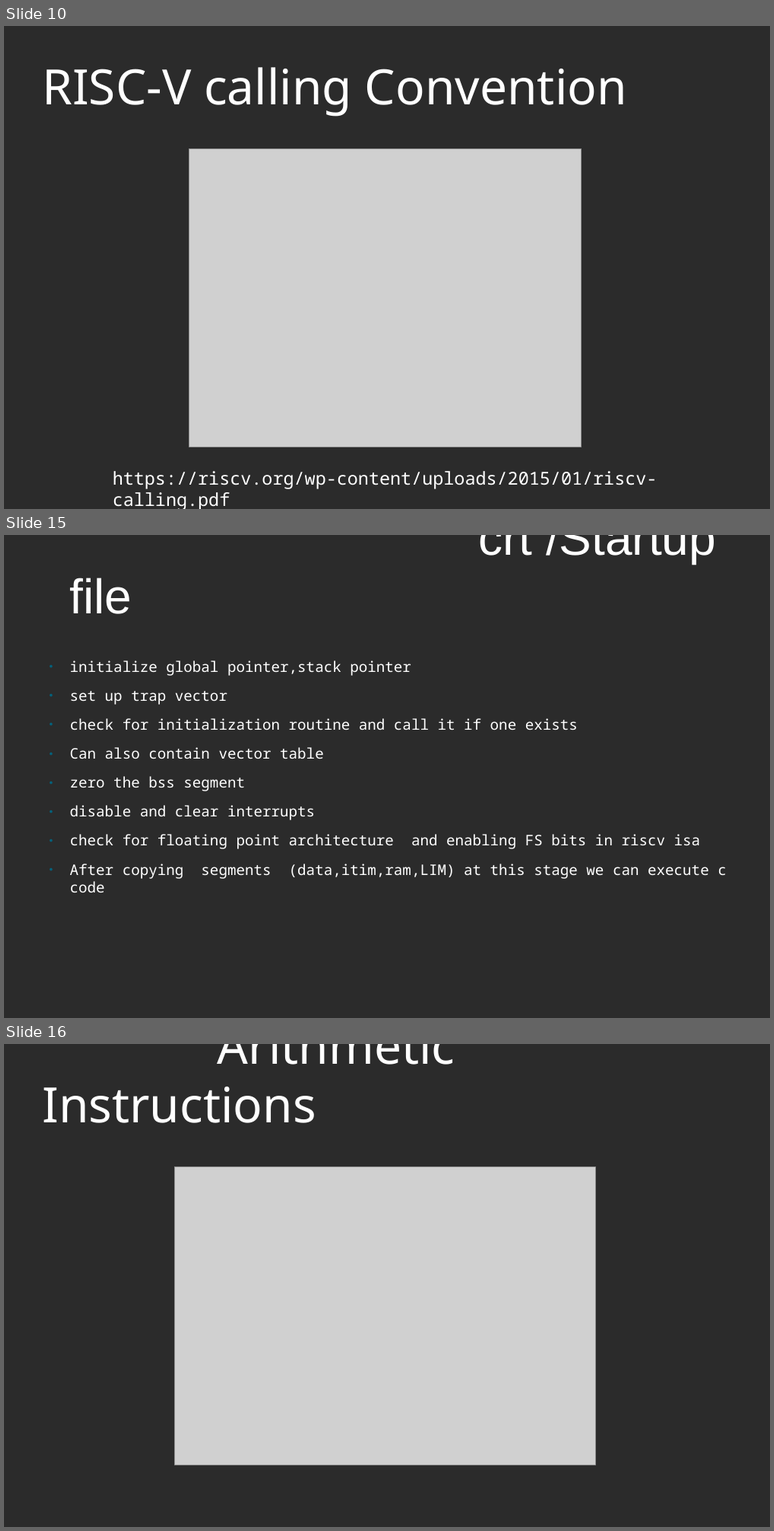
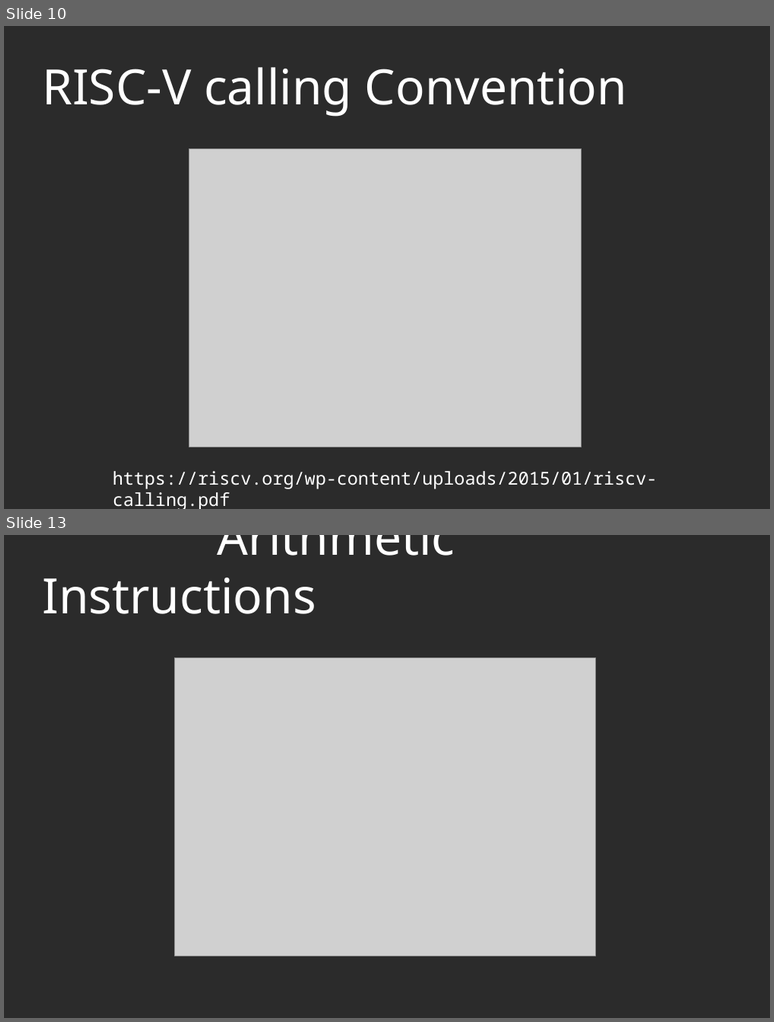
Before and after one commit to murthuja1708/desd_class, a slide deck: RISCV.odp. Shown one above the other, each under a label of ours: slides 10, 15 and 16 before the commit, slides 10 and 13 after it; the slides between them are not shown. The pictures are 774x1531 and 774x1022 pixels, drawn with LibreOffice and Linux fonts; fonts in the diff are those of the drawing; grey boxes stand for pictures; background and template pictures are left out; a plain dark background stands for a picture behind light text. Boxes give left, top, right and bottom in pixels: in the first picture for what was removed or moved away, otherwise in the second. Text is boxed around its words. In the diff, an @@ line names an element or a change of style, - is before the commit and + after.

```diff
--- a/RISCV.odp
+++ b/RISCV.odp
@@ slide 15 removed at bbox=[4, 535, 770, 1018], background picture (left out) @@
@@ title removed at bbox=[70, 535, 716, 614] @@
-crt /Startup file
@@ text removed at bbox=[70, 660, 727, 879] @@
-● initialize global pointer,stack pointer
-● set up trap vector
-● check for initialization routine and call it if one exists
-● Can also contain vector table
-● zero the bss segment
-● disable and clear interrupts
-● check for floating point architecture and enabling FS bits in riscv isa
-● After copying segments (data,itim,ram,LIM) at this stage we can execute c code
@@ what was slide 16 is now slide 13 @@
```
Also in this commit, not shown: 5 slides changed, 2 other slides removed.
